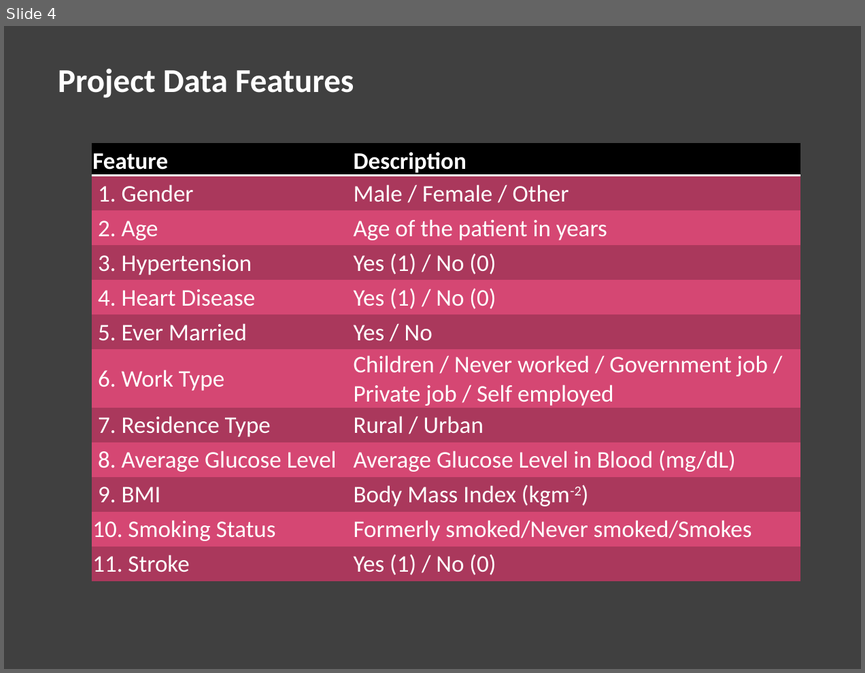
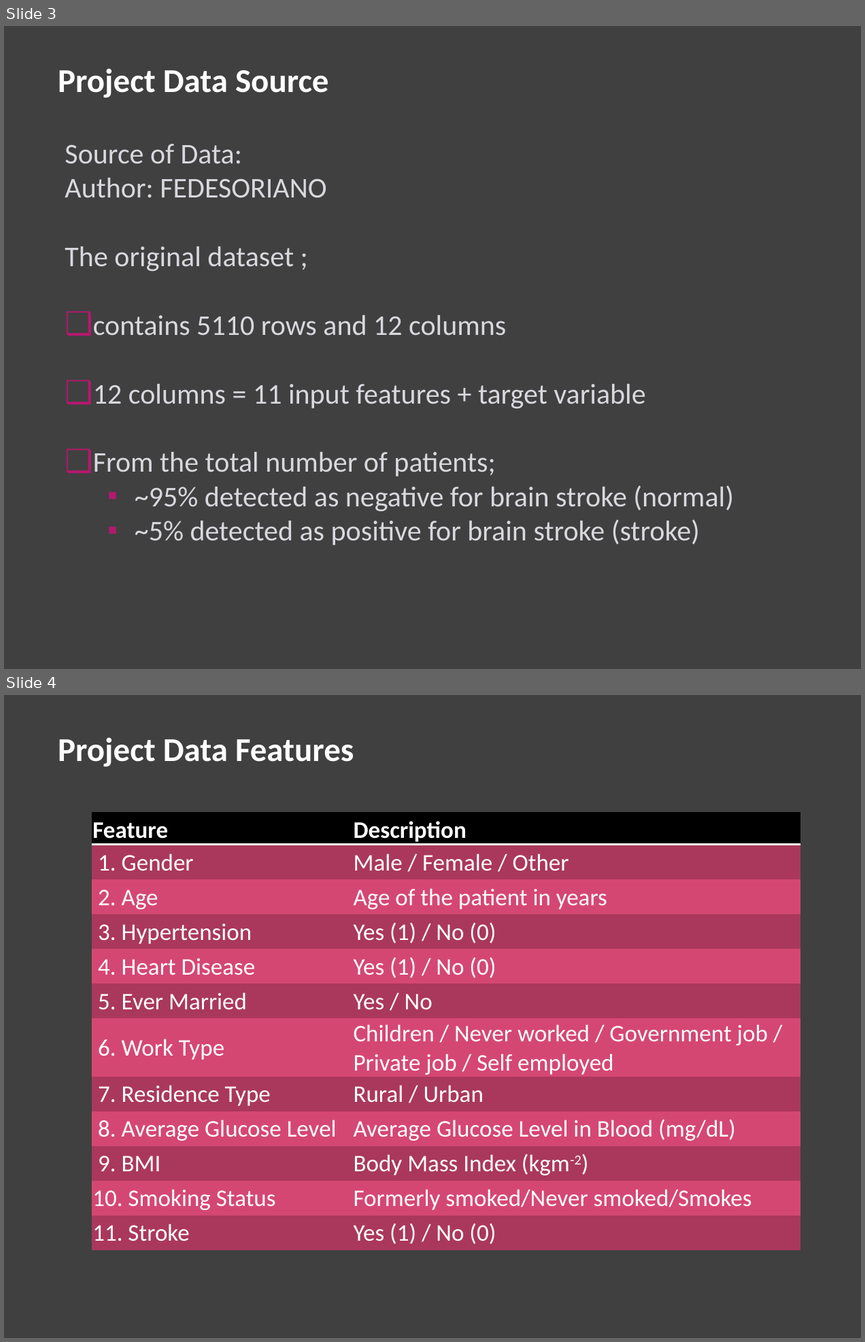
Before and after one commit to sheha919/Stroke_Prediction, a slide deck: stroke_pred_presentation.pptx. Shown one above the other, each under a label of ours: slide 4 before the commit, slides 3 and 4 after it. The pictures are 865x673 and 865x1342 pixels, drawn with LibreOffice and Linux fonts; fonts in the diff are those of the drawing. Boxes give left, top, right and bottom in pixels: in the first picture for what was removed or moved away, otherwise in the second. Text is boxed around its words. In the diff, an @@ line names an element or a change of style, - is before the commit and + after.

```diff
--- a/stroke_pred_presentation.pptx
+++ b/stroke_pred_presentation.pptx
@@ slide 3 added at [4, 26, 861, 669], background #404040 @@
@@ text added at [58, 68, 329, 98], 28 pt, text #FFFFFF, bold @@
+Project Data Source
@@ text added at [65, 144, 734, 545], 24 pt, text #D8D8DE @@
+Source of Data:
+Author: FEDESORIANO
+The original dataset ;
+❑ contains 5110 rows and 12 columns
+❑ 12 columns = 11 input features + target variable
+❑ From the total number of patients;
+  ▪ ~95% detected as negative for brain stroke (normal)
+  ▪ ~5% detected as positive for brain stroke (stroke)
```
Also in this commit, not shown: 3 slides changed, 7 other slides added, 3 slides removed.
